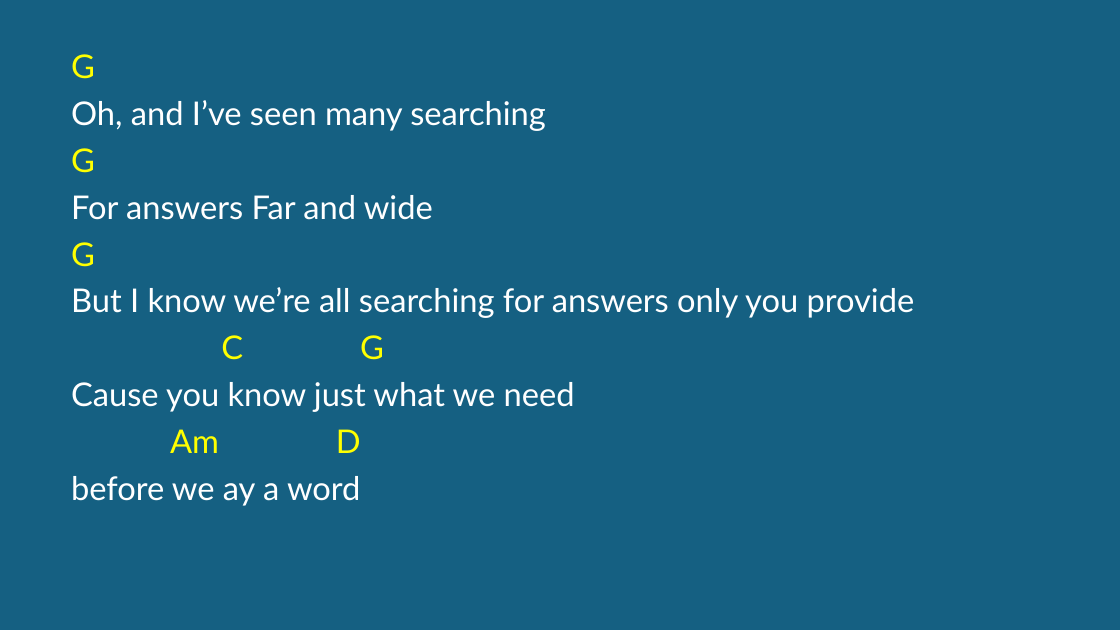
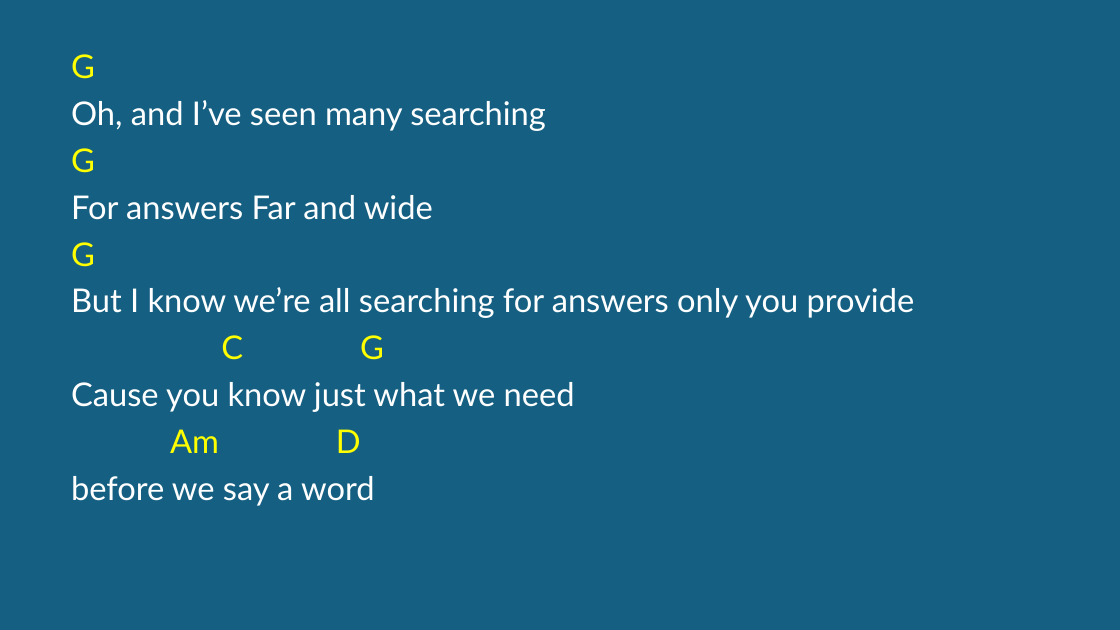
Before and after one commit to kendall412/worship, a slide deck: slide 4 of Good Good Father_CH.pptx. Drawn at 1120x630 pixels with LibreOffice and Linux fonts; fonts in the diff are those of the drawing. Boxes give left, top, right and bottom in pixels: in the first picture for what was removed or moved away, otherwise in the second. Text is boxed around its words. In the diff, an @@ line names an element or a change of style, - is before the commit and + after.

```diff
--- a/Good Good Father_CH.pptx
+++ b/Good Good Father_CH.pptx
@@ subtitle at (71, 476, 374, 506): text changed @@
-before we ay a word
+before we say a word
```
Also in this commit, not shown: 2 other slides changed.
